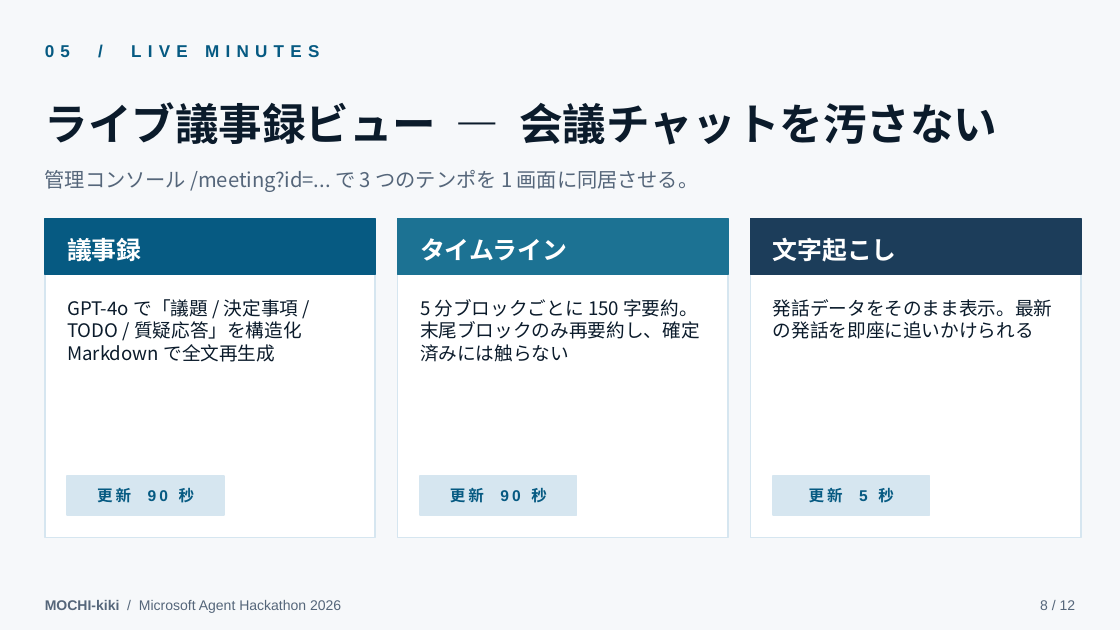
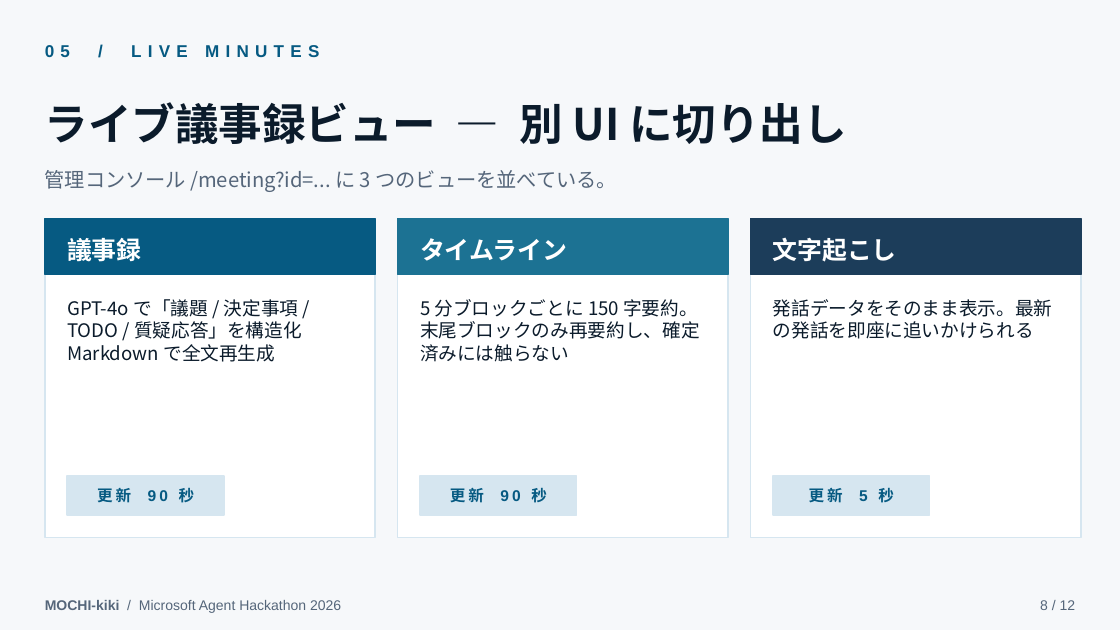
Before and after one commit to MOCHITEC/MOCHI-kiki, a slide deck: slide 8 of articles/mochi-kiki-teams-agent/video/mochi-kiki-demo-deck.pptx. Drawn at 1120x630 pixels with LibreOffice and Linux fonts; fonts in the diff are those of the drawing. Boxes give left, top, right and bottom in pixels: in the first picture for what was removed or moved away, otherwise in the second. Text is boxed around its words. In the diff, an @@ line names an element or a change of style, - is before the commit and + after.

```diff
--- a/articles/mochi-kiki-teams-agent/video/mochi-kiki-demo-deck.pptx
+++ b/articles/mochi-kiki-teams-agent/video/mochi-kiki-demo-deck.pptx
@@ text at <box>45,102,847,144</box>: text changed @@
-ライブ議事録ビュー — 会議チャットを汚さない
+ライブ議事録ビュー — 別 UI に切り出し
@@ text at <box>45,170,617,192</box>: text changed @@
-管理コンソール /meeting?id=... で 3 つのテンポを 1 画面に同居させる。
+管理コンソール /meeting?id=... に 3 つのビューを並べている。
```
Also in this commit, not shown: 5 other slides changed, 3 other files.
